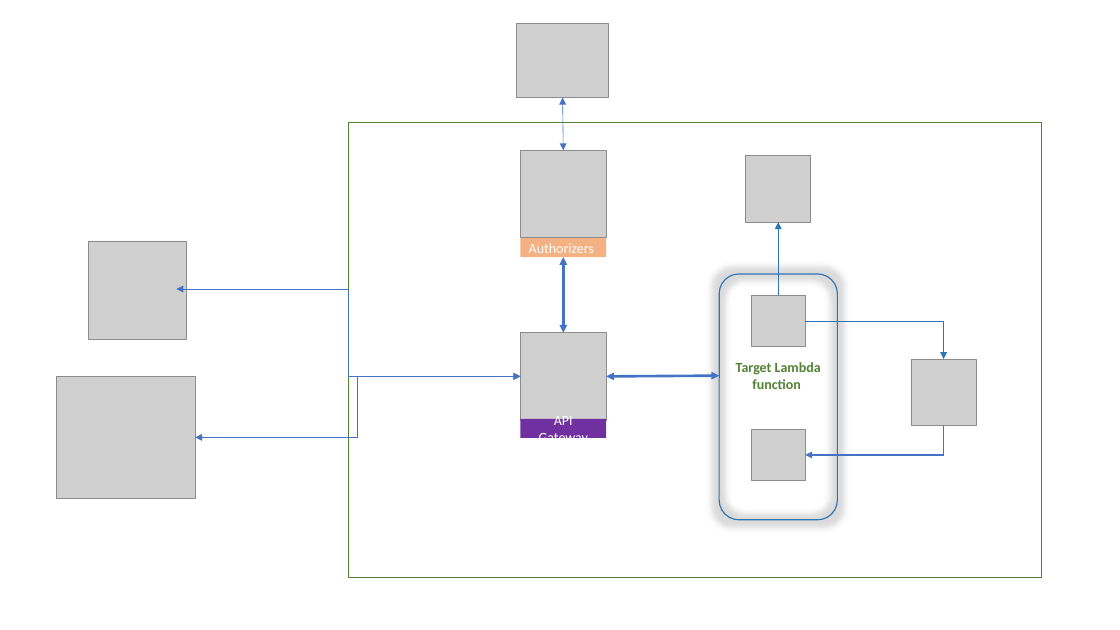
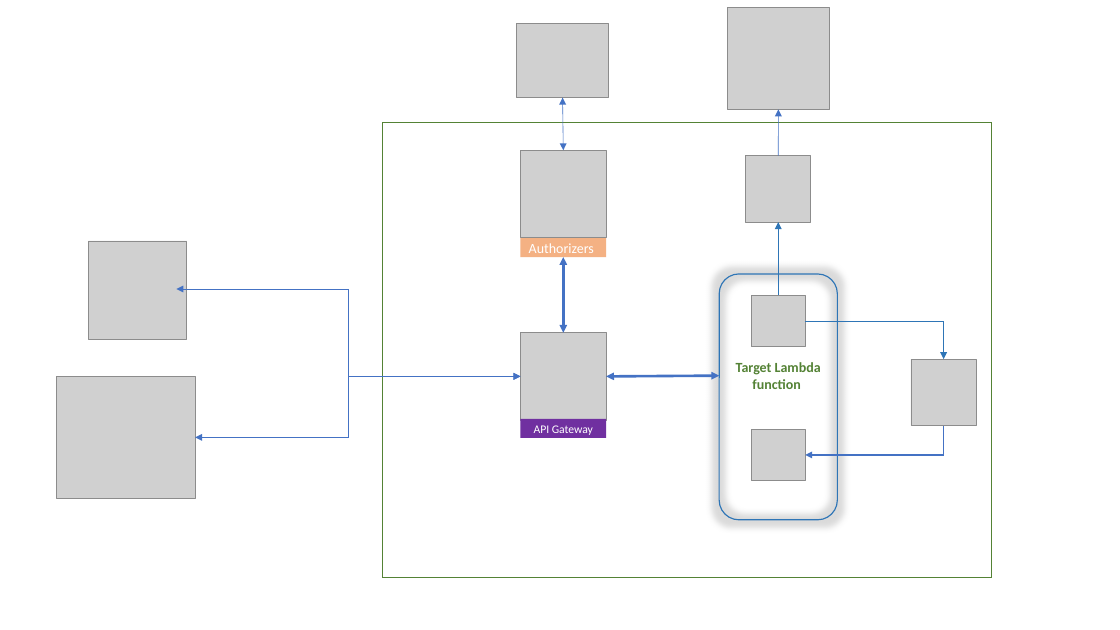
Before and after one commit to sudhakarVuppalapati/assessment, a slide deck: slide 9 of Send the notifications.pptx (slide 3 before the commit). Drawn at 1120x630 pixels with LibreOffice and Linux fonts; fonts in the diff are those of the drawing; grey boxes stand for pictures. Boxes give left, top, right and bottom in pixels: in the first picture for what was removed or moved away, otherwise in the second. Text is boxed around its words. In the diff, an @@ line names an element or a change of style, - is before the commit and + after.

```diff
--- a/Send the notifications.pptx
+++ b/Send the notifications.pptx
@@ picture added at <box>728,8,829,109</box> @@
@@ arrow added from (779, 155) to (779, 109), #4472C4 0.5 pt @@
@@ rectangle: place and size @@
-rectangle at <box>349,123,1042,578</box>
+rectangle at <box>382,123,991,578</box>
@@ elbow double arrow (195, 438) - (521, 376): route changed @@
@@ rectangle "API Gateway" at <box>521,419,607,439</box>: size 12 to 10 pt @@
```
Also in this commit, not shown: 1 other slide changed, 7 slides added, 3 slides removed, 2 other files.
